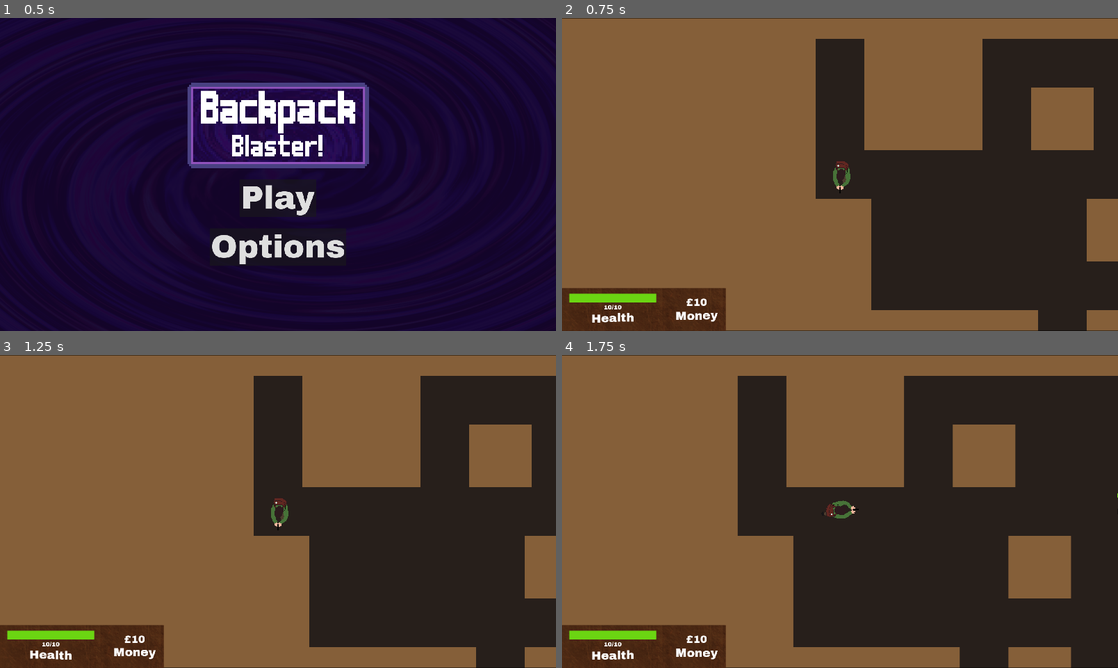
Above: before the commit, frames 1-4 (two rows, left to right).
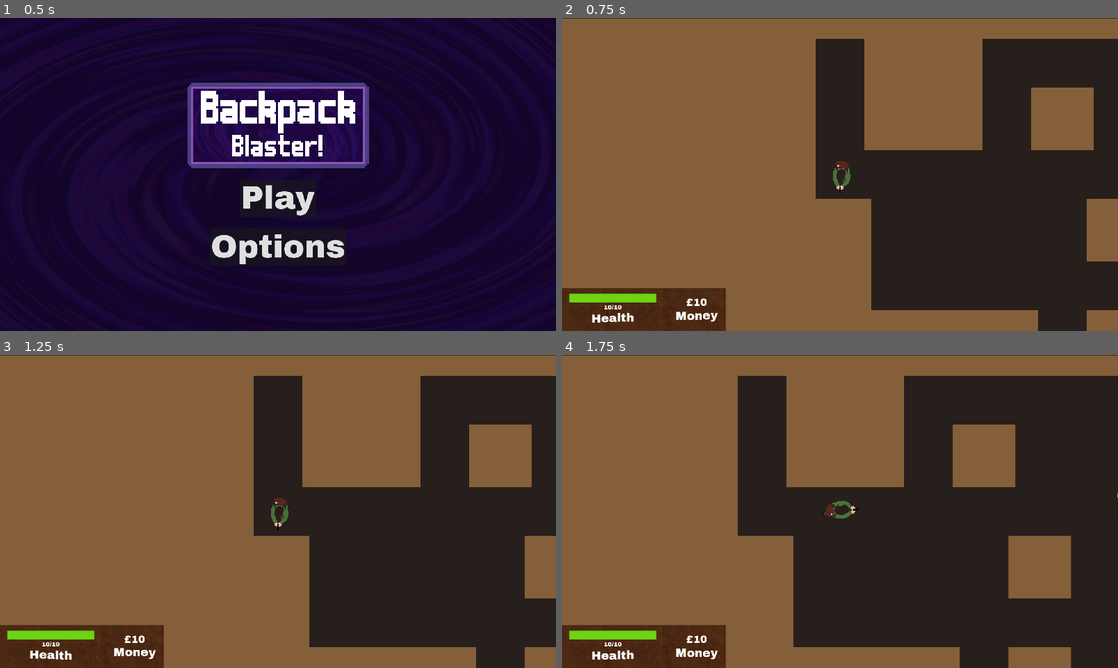
Above: after the commit, the same moments.

Repository: tipx2/acerola-jam-2024
Game: Godot game, scene res://scenes/main_menu.tscn
Same seed, same stepped clock (60 frames per second), same inputs: the game is played once before the commit and once after it.
Inputs (mouse positions are in pixels of both pictures, inside the frame that each line leads up to):
- Up to frame 1 (0.5 s): no input
- Up to frame 2 (0.75 s): click "Play" at 0.5 s
- Up to frame 3 (1.25 s): no input
- Up to frame 4 (1.75 s): tap Enter at 1.25 s; move the mouse to (962, 495) at 1.27 s; hold D (move_right) from 1.28 s (still down); right-click (962, 495) at 1.35 s

Frame 1 is identical in both runs. In frame 2, 0.1% of the frame differs, in the area x 29-100%, y 99-100%; in frame 3, 0.1%; in frame 4, 0.1%.

Commit message:
fixed some exporting issues

Diff:
--- a/project.godot
+++ b/project.godot
@@ -10,11 +10,12 @@
 
 [application]
 
-config/name="Acerola Jam 2024"
+config/name="Backpack Blaster"
 run/main_scene="res://scenes/main_menu.tscn"
 config/features=PackedStringArray("4.2", "Forward Plus")
 run/max_fps=60
-config/icon="res://assets/visuals/channels4_profile.png"
+config/icon="res://assets/visuals/burst_tank.png"
+config/windows_native_icon="res://assets/visuals/tank.ico"
 
 [audio]
 
--- a/scenes/item.tscn
+++ b/scenes/item.tscn
@@ -1,8 +1,7 @@
-[gd_scene load_steps=17 format=3 uid="uid://btf8cy81nfkdl"]
+[gd_scene load_steps=16 format=3 uid="uid://btf8cy81nfkdl"]
 
 [ext_resource type="Script" path="res://scripts/Item.gd" id="1_7dg5a"]
 [ext_resource type="Shader" path="res://assets/shaders/perspective.gdshader" id="2_nrcui"]
-[ext_resource type="Texture2D" uid="uid://cfjgrlmhghfi3" path="res://assets/visuals/backpack_inventory/bingo_card.png" id="3_kdwbh"]
 [ext_resource type="Material" uid="uid://bcou536fh1wqv" path="res://data/aberration_particles.tres" id="4_5e4ef"]
 [ext_resource type="Texture2D" uid="uid://dtj0fj1kanbay" path="res://assets/visuals/star.png" id="4_km53r"]
 [ext_resource type="Texture2D" uid="uid://citr5r02xxfdc" path="res://assets/visuals/magic_05.png" id="5_3csia"]
@@ -89,7 +88,6 @@
 clip_children = 2
 material = SubResource("ShaderMaterial_aecng")
 scale = Vector2(2, 2)
-texture = ExtResource("3_kdwbh")
 
 [node name="GPUParticles2D" type="GPUParticles2D" parent="."]
 emitting = false
--- a/scenes/main_menu.tscn
+++ b/scenes/main_menu.tscn
@@ -1,9 +1,10 @@
-[gd_scene load_steps=9 format=3 uid="uid://cv87vfcv7pivl"]
+[gd_scene load_steps=10 format=3 uid="uid://cv87vfcv7pivl"]
 
 [ext_resource type="Script" path="res://scripts/main_menu.gd" id="1_5wlri"]
 [ext_resource type="Shader" path="res://assets/shaders/warp.gdshader" id="1_n12fk"]
 [ext_resource type="Texture2D" uid="uid://bh6fat0omfoff" path="res://assets/visuals/logo.png" id="2_qboyc"]
 [ext_resource type="FontFile" uid="uid://tpd5pc8oxjmq" path="res://assets/fonts/ArchivoBlack-Regular.ttf" id="3_5u8hg"]
+[ext_resource type="AudioStream" uid="uid://d00fwyd5yf16c" path="res://assets/audio/music/simple_song.wav" id="5_ie47m"]
 
 [sub_resource type="ShaderMaterial" id="ShaderMaterial_gp0t8"]
 shader = ExtResource("1_n12fk")
@@ -109,5 +110,9 @@
 theme_override_font_sizes/font_size = 110
 text = "Options"
 
+[node name="menu_music" type="AudioStreamPlayer" parent="."]
+stream = ExtResource("5_ie47m")
+autoplay = true
+
 [connection signal="pressed" from="Control/CenterContainer/VBoxContainer/CenterContainer2/play" to="." method="_on_play_pressed"]
 [connection signal="pressed" from="Control/CenterContainer/VBoxContainer/CenterContainer3/options" to="." method="_on_options_pressed"]
--- a/scenes/world.tscn
+++ b/scenes/world.tscn
@@ -10,7 +10,6 @@
 [ext_resource type="Shader" path="res://assets/shaders/warp.gdshader" id="6_fem7q"]
 [ext_resource type="FontFile" uid="uid://tpd5pc8oxjmq" path="res://assets/fonts/ArchivoBlack-Regular.ttf" id="8_8o0vw"]
 [ext_resource type="AudioStream" uid="uid://dt6kj8108bu1m" path="res://assets/audio/sfx/win_sound.wav" id="8_iq2m7"]
-[ext_resource type="AudioStream" uid="uid://cse88neypqr7o" path="res://assets/audio/music/battle_music_1.wav" id="11_01f82"]
 
 [sub_resource type="Animation" id="Animation_w4exi"]
 length = 0.001
@@ -616,7 +615,7 @@
 layout_mode = 1
 anchors_preset = 10
 anchor_right = 1.0
-offset_right = 99840.0
+offset_right = 103680.0
 offset_bottom = 1.0
 grow_horizontal = 2
 texture = ExtResource("6_d4sod")
@@ -628,8 +627,9 @@
 anchor_top = 1.0
 anchor_right = 1.0
 anchor_bottom = 1.0
-offset_top = -1.0
-offset_right = 99840.0
+offset_top = 1079.0
+offset_right = 103680.0
+offset_bottom = 1080.0
 grow_horizontal = 2
 grow_vertical = 0
 texture = ExtResource("6_d4sod")
@@ -644,7 +644,7 @@
 wait_time = 0.05
 
 [node name="battle_music_1" type="AudioStreamPlayer" parent="."]
-stream = ExtResource("11_01f82")
+autoplay = true
 bus = &"music"
 
 [connection signal="map_generated" from="SquareRoom" to="." method="_on_square_room_map_generated"]
--- a/scripts/Item.gd
+++ b/scripts/Item.gd
@@ -69,10 +69,13 @@
 	item_ID = a_ItemID
 	item_type = DataHandler.item_data[str(a_ItemID)]["Type"]
 	var Icon_path = "res://assets/visuals/backpack_inventory/%s" %  DataHandler.item_data[str(a_ItemID)]["ImageName"]
-	if FileAccess.file_exists(Icon_path):
-		sprite_2d.texture = load(Icon_path)
-	else:
-		push_error("Image not found for item " + DataHandler.item_data[str(a_ItemID)]["DisplayName"])
+	sprite_2d.texture = load(Icon_path)
+
+	#if FileAccess.file_exists(Icon_path):
+		#sprite_2d.texture = load(Icon_path)
+	#else:
+		#push_error("Image not found for item " + DataHandler.item_data[str(a_ItemID)]["DisplayName"])
+	#
 
 	# scale mouse_over color rect to fit
 	sprite_size = sprite_2d.texture.get_size() * sprite_2d.scale.x
@@ -102,10 +105,12 @@
 	stars_holder.get_node(stars_config).visible = true
 
 	var script_path = "res://scripts/backpack_scripts/%s" % DataHandler.item_data[str(a_ItemID)]["Script_path"]
-	if FileAccess.file_exists(script_path):
-		effect_holder.set_script(load(script_path))
-	else:
-		push_error("Script not found for item " + DataHandler.item_data[str(a_ItemID)]["DisplayName"])
+
+	effect_holder.set_script(load(script_path))
+	#if FileAccess.file_exists(script_path):
+		#effect_holder.set_script(load(script_path))
+	#else:
+		#push_error("Script not found for item " + DataHandler.item_data[str(a_ItemID)]["DisplayName"])
 
 func rotate_item():
 	for grid in item_grids:
--- a/scripts/data_handler.gd
+++ b/scripts/data_handler.gd
@@ -12,8 +12,8 @@
 	set_adj_grid_data()
 
 func load_data(a_path) -> void:
-	if not FileAccess.file_exists(a_path):
-		print("item data file not found")
+	#if not FileAccess.file_exists(a_path):
+		#print("item data file not found")
 	var item_data_file = FileAccess.open(a_path, FileAccess.READ)
 	item_data = JSON.parse_string(item_data_file.get_as_text())["Sheet1"]
 	item_data_file.close()
Binary file added: assets/aseprite files/logo.aseprite
Not shown, changed: assets/audio/music/battle_music_2.wav.import
Binary file added: assets/visuals/logo.ico
Binary file added: assets/visuals/tank.ico
Not shown, changed: export_presets.cfg
Not shown: 1 places in scenes/world.tscn that only renumber resources
